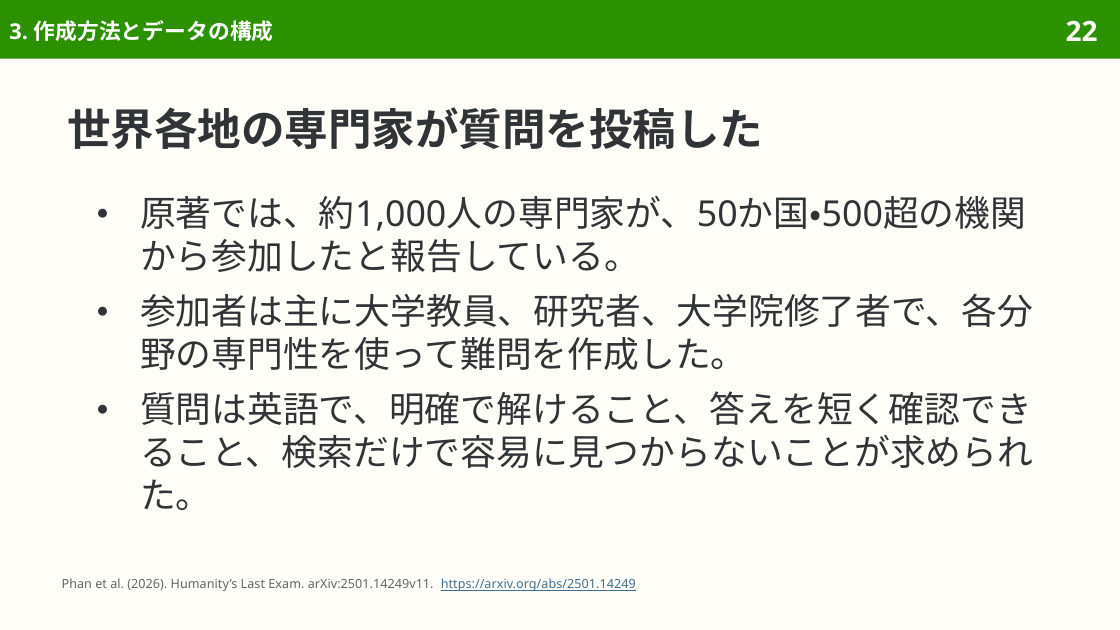
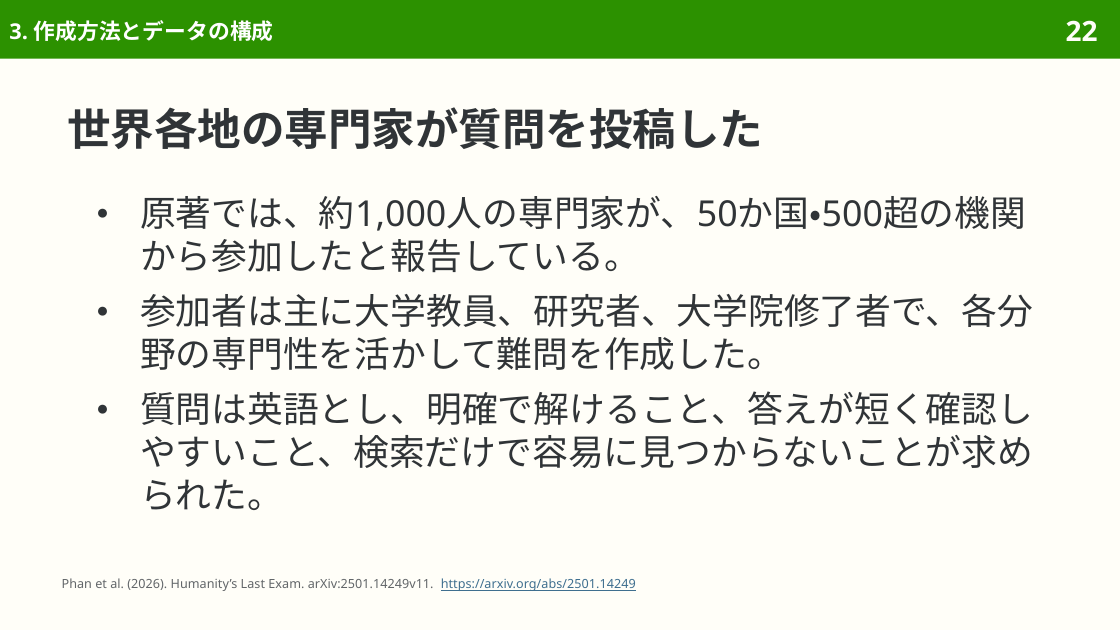
Before and after one commit to sasakiy84/datasets-in-10-minutes, a slide deck: slide 22 of slides/datasets-in-10-minutes-hle.pptx. Drawn at 1120x630 pixels with LibreOffice and Linux fonts; fonts in the diff are those of the drawing. Boxes give left, top, right and bottom in pixels: in the first picture for what was removed or moved away, otherwise in the second. Text is boxed around its words. In the diff, an @@ line names an element or a change of style, - is before the commit and + after.

```diff
--- a/slides/datasets-in-10-minutes-hle.pptx
+++ b/slides/datasets-in-10-minutes-hle.pptx
@@ text at bbox=[140, 294, 1033, 510]: text changed @@
-● 参加者は主に大学教員、研究者、大学院修了者で、各分野の専門性を使って難問を作成した。
-● 質問は英語で、明確で解けること、答えを短く確認できること、検索だけで容易に見つからないことが求められた。
+● 参加者は主に大学教員、研究者、大学院修了者で、各分野の専門性を活かして難問を作成した。
+● 質問は英語とし、明確で解けること、答えが短く確認しやすいこと、検索だけで容易に見つからないことが求められた。
```
Also in this commit, not shown: 14 other slides changed, 7 other files.
